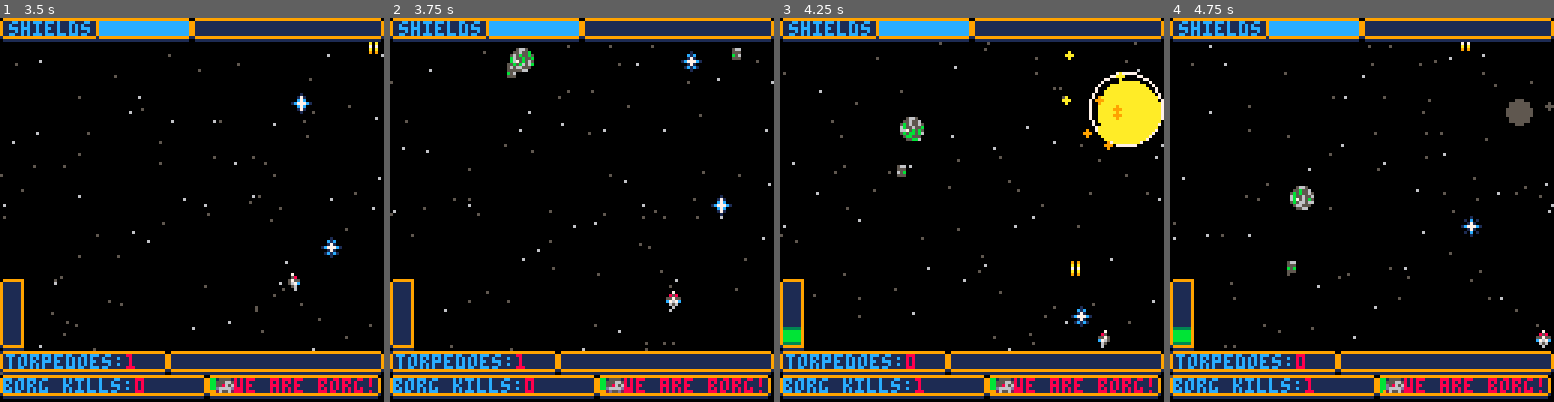
Above: before the commit, frames 1-4 (left to right).
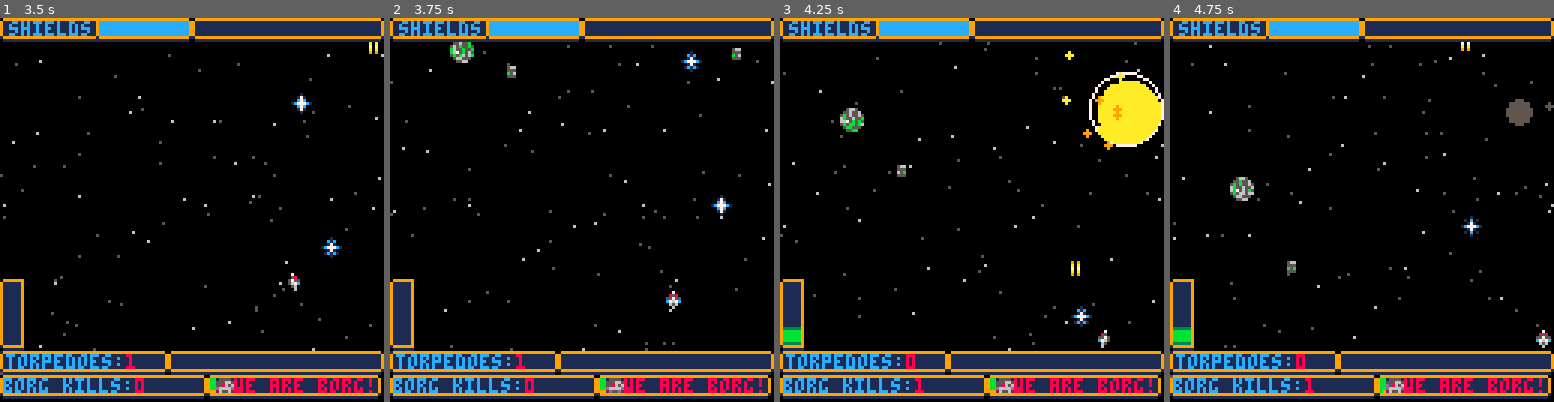
Above: after the commit, the same moments.

Repository: sicksubroutine/collective-mischief
Game: PICO-8 cartridge shmup.p8
Same seed, same stepped clock (60 frames per second), same inputs: the game is played once before the commit and once after it.
Inputs:
- Up to frame 1 (3.5 s): tap X (X key) at 0.33, 1.07, 1.85, 2.97 s; tap O (Z key) at 0.7, 1.7, 2.1, 2.5, 2.9, 3.3 s; hold Right 1.6-2.1 s; hold Up 2.15-2.42 s; hold Right 2.47-3.03 s; hold Left from 3.08 s (still down)
- Up to frame 2 (3.75 s): release Left at 3.58 s; hold Down from 3.63 s (still down); tap O (Z key) at 3.7 s
- Up to frame 3 (4.25 s): release Down at 3.97 s; hold Right from 4.02 s (still down); tap X (X key) at 4.08 s; tap O (Z key) at 4.1 s
- Up to frame 4 (4.75 s): tap O (Z key) at 4.5 s; release Right at 4.68 s; hold Up from 4.73 s (still down)

Frame 1 is identical in both runs. In frame 2, 0.6% of the frame differs, in the area x 15-38%, y 6-15%; in frame 3, 0.6%, in the area x 15-38%, y 23-33%; in frame 4, 0.6%.

Commit message:
Update shmup.p8
minor adjustment to allow for stationary enemy

Diff:
--- a/shmup.p8
+++ b/shmup.p8
@@ -1020,14 +1020,6 @@
 		spawnen(1)
 		spawnen(1)
 		spawnen(2)
-		spawnen(1)
-		spawnen(2)
-		spawnen(1)
-		spawnen(2)
-		spawnen(1)
-		spawnen(2)
-		spawnen(1)
-		spawnen(2)
 	end
 	if wave==3 and wavetime<=0 then
 		spawnen(1)
@@ -1038,42 +1030,20 @@
 		spawnen(1)
 		spawnen(1)
 		spawnen(1)
-		spawnen(3)
-		spawnen(2)
-		spawnen(4)
-		spawnen(4)
 	end
 	if wave==4 and wavetime<=0 then
-		spawnen(1)
-		spawnen(2)
-		spawnen(3)
-		spawnen(4)
-		spawnen(1)
-		spawnen(2)
-		spawnen(3)
-		spawnen(4)
-		spawnen(1)
-		spawnen(2)
-		spawnen(3)
-		spawnen(4)
 		spawnen(5)
-		spawnen(6)
 	end
 	if wave==5 and wavetime<=0 then
 		spawnen(1)
-		spawnen(2)
-		spawnen(3)
-		spawnen(4)
-		spawnen(5)
-		spawnen(1)
-		spawnen(2)
-		spawnen(3)
-		spawnen(4)
-		spawnen(5)
-		spawnen(6)
+		spawnen(1)
+		spawnen(1)
+		spawnen(1)
+		spawnen(1)
+		spawnen(1)
+		spawnen(1)
+		spawnen(1)
 		spawnen(7)
-		spawnen(1)
-		spawnen(1)
 	end
 
 end
@@ -1091,8 +1061,7 @@
 
 function spawnen(entype)
 	local myen={}
-	myen.x=rnd(118)+8
-	myen.y=rnd(4)-10
+
 	myen.sx=1
 	myen.flash=0
 	myen.aniframe=1
@@ -1100,30 +1069,40 @@
 	myen.sprh=1
 	if entype==nil or entype==1 then
 		--borg probe
+		myen.x=rnd(118)+8
+		myen.y=rnd(4)-10
 		myen.spr=68
 		myen.hp=2
 		myen.sy=rnd(1)+1.25
 		myen.ani={68,69,70,71}
 	elseif entype==2 then
 		-- sphere
+		myen.x=rnd(118)+8
+		myen.y=rnd(4)-10
 		myen.spr=84
-		myen.hp=3
+		myen.hp=4
 		myen.sy=rnd(1)+0.75
 		myen.ani={84,85,86,87}
 	elseif entype==3 then
 		-- med borg cube
+		myen.x=rnd(118)+8
+		myen.y=rnd(4)-10
 		myen.spr=50
 		myen.hp=7
 		myen.sy=rnd(0.50)+0.50
 		myen.ani={50,51,52,53}
 	elseif entype==4 then
 		-- pyramid
+		myen.x=rnd(118)+8
+		myen.y=rnd(4)-10
 		myen.spr=100
 		myen.hp=5
 		myen.sy=rnd(0.5)+0.15
 			myen.ani={100,101,102,103}
 	elseif entype==5 then
 		-- mini boss-assimilated fed
+		myen.x=rnd(118)+8
+		myen.y=rnd(4)-10
 		myen.spr=70
 		myen.hp=15
 		myen.sy=rnd(2)+1.25
@@ -1132,6 +1111,8 @@
 		myen.sprh=2
 	elseif entype==6 then
 		-- large cube	- main boss?
+		myen.x=rnd(118)+8
+		myen.y=rnd(4)-10
 		myen.spr=64
 		myen.hp=20
 		myen.sy=rnd(0.25)+rnd(0.5)
@@ -1140,9 +1121,11 @@
 		myen.sprh=4
 	elseif entype==7 then
 		-- invader sphere - doesn't exist.
+		myen.x=55
+		myen.y=25
 		myen.spr=128
-		myen.hp=50
-		myen.sy=rnd(0.25)+rnd(0.5)
+		myen.hp=100
+		myen.sy=-0.01
 		myen.ani={128}
 		myen.sprw=4
 		myen.sprh=4
